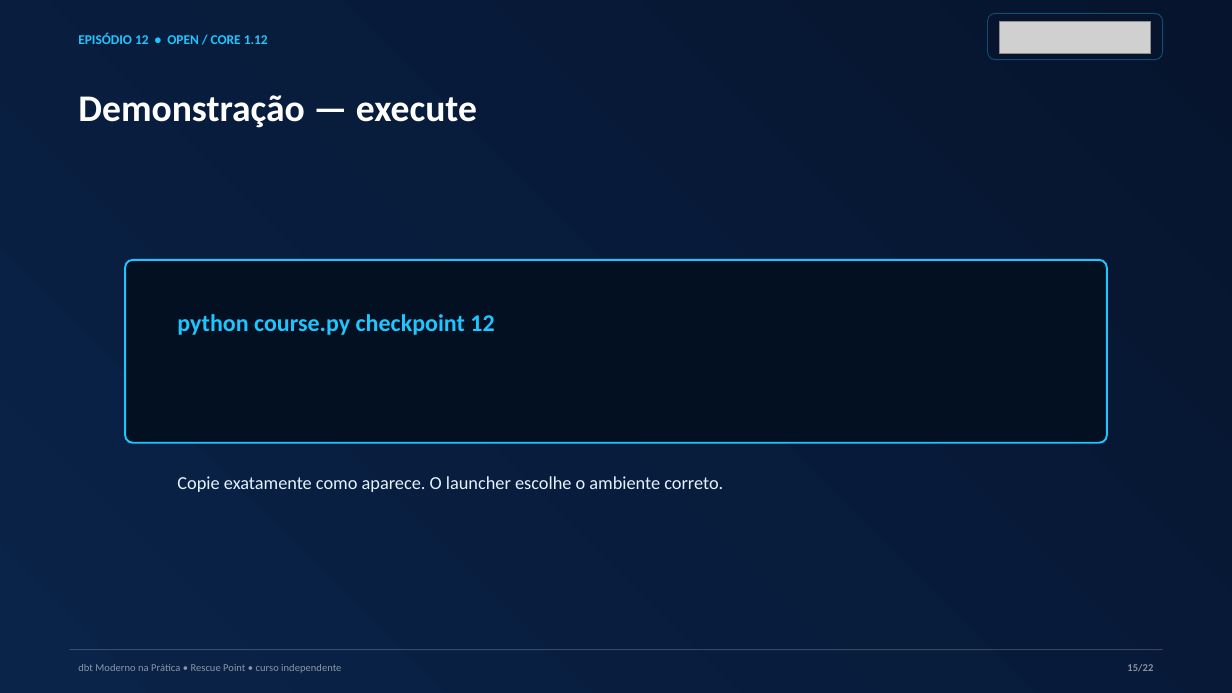
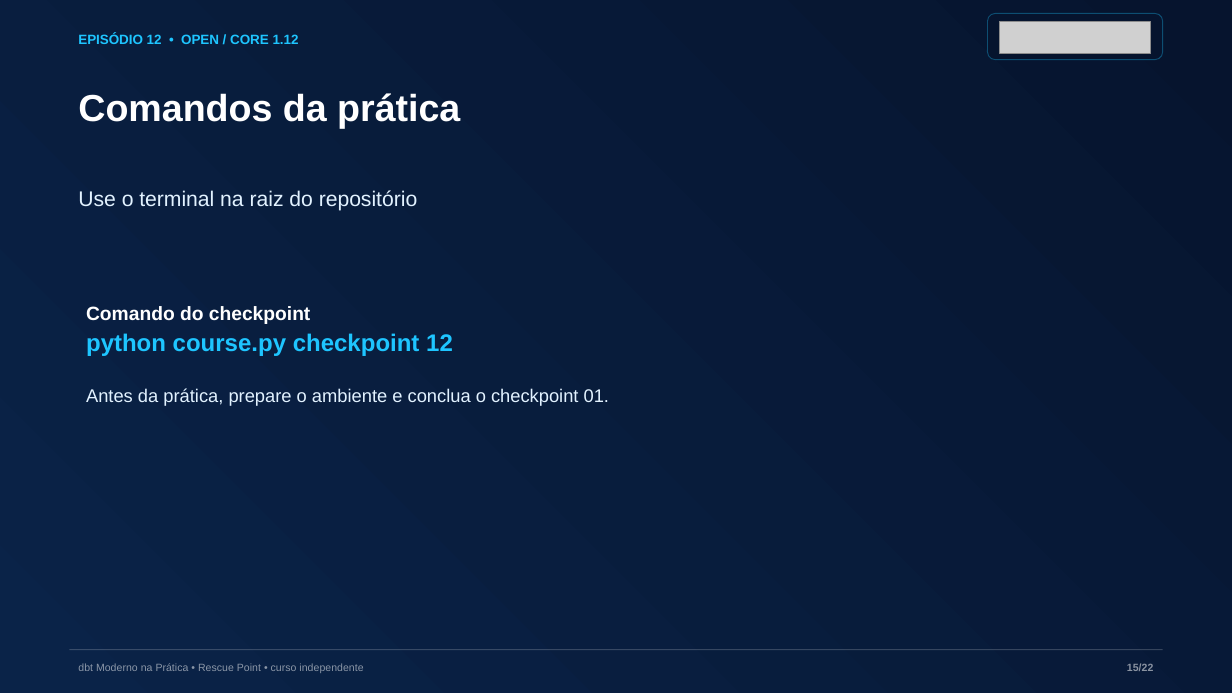
Before and after one commit to AnselmoBorges/dbt-moderno-na-pratica, a slide deck: slide 15 of assets/decks/episodio-12-gold-governada-agente-solto.pptx. Drawn at 1232x693 pixels with LibreOffice and Linux fonts; fonts in the diff are those of the drawing; grey boxes stand for pictures. Boxes give left, top, right and bottom in pixels: in the first picture for what was removed or moved away, otherwise in the second. Text is boxed around its words. In the diff, an @@ line names an element or a change of style, - is before the commit and + after.

Commit message:
Mostra roteiros e comandos copiáveis nas 13 aulas open (#2)
* docs: adiciona capturas reais dos checkpoints no Codespaces

* docs: inclui roteiros, comandos copiáveis e evidências das aulas

---------

```diff
--- a/assets/decks/episodio-12-gold-governada-agente-solto.pptx
+++ b/assets/decks/episodio-12-gold-governada-agente-solto.pptx
@@ text at (x1=78, y1=93, x2=460, y2=128): text changed; font Calibri to Arial @@
-Demonstração — execute
+Comandos da prática
@@ text added at (x1=78, y1=190, x2=418, y2=211), 16.5 pt, text #E2F2FF @@
+Use o terminal na raiz do repositório
@@ rounded rectangle removed at (x1=125, y1=260, x2=1106, y2=443) @@
@@ font Calibri to Arial in 4 elements at (x1=78, y1=34, x2=299, y2=44), (x1=78, y1=663, x2=363, y2=673), (x1=1127, y1=663, x2=1153, y2=671), (x1=86, y1=333, x2=453, y2=356) @@
@@ text "python course.py checkpoint 12" moved from (x1=177, y1=314, x2=494, y2=335) to (x1=86, y1=333, x2=453, y2=356) @@
@@ text added at (x1=86, y1=306, x2=311, y2=324), 15 pt, text #FFFFFF, bold @@
+Comando do checkpoint
@@ text added at (x1=86, y1=388, x2=609, y2=405), 14.2 pt, text #E2F2FF @@
+Antes da prática, prepare o ambiente e conclua o checkpoint 01.
@@ text removed at (x1=177, y1=476, x2=723, y2=492) @@
-Copie exatamente como aparece. O launcher escolhe o ambiente correto.
```
Also in this commit, not shown: 21 other slides changed, 42 other files.
